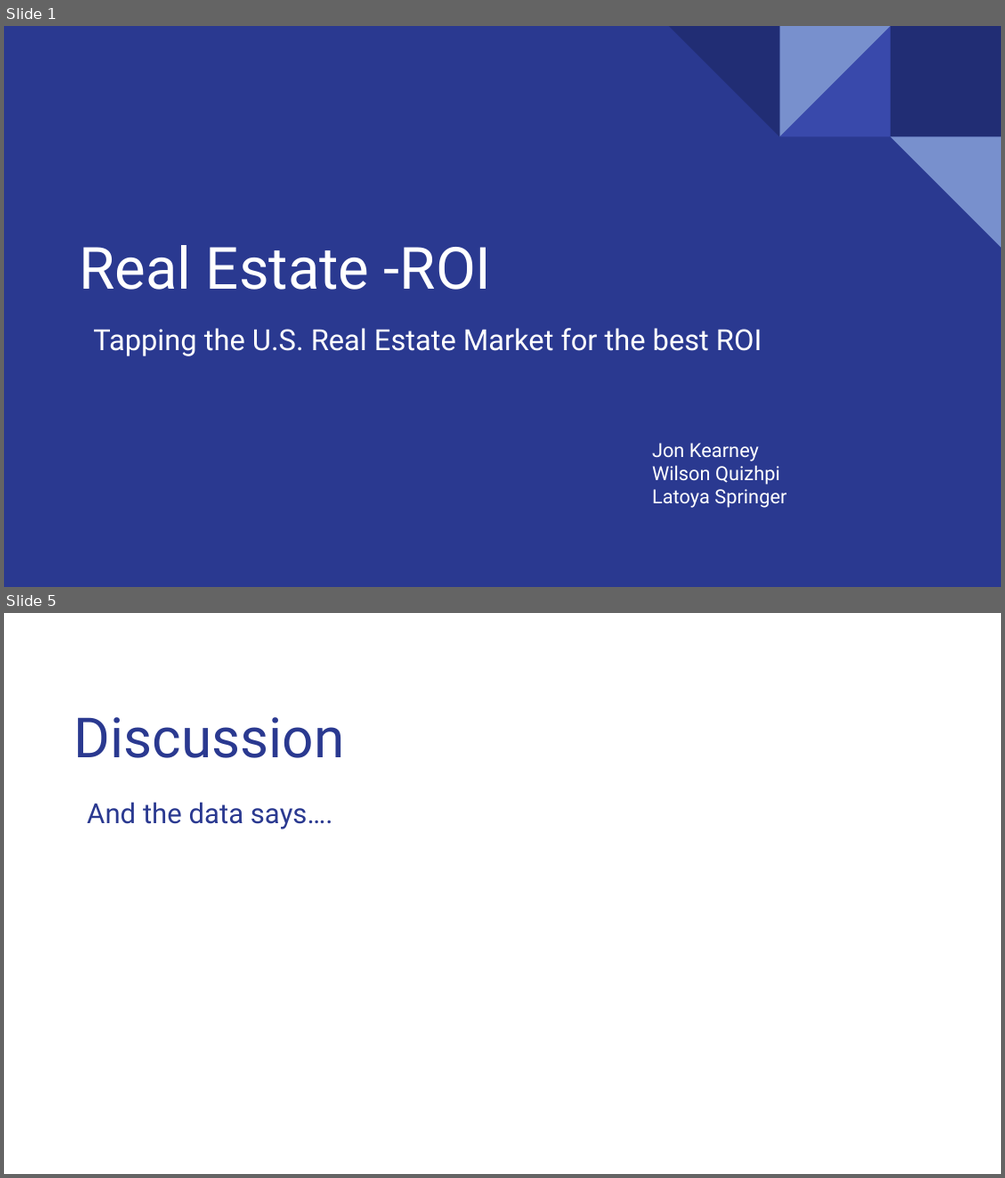
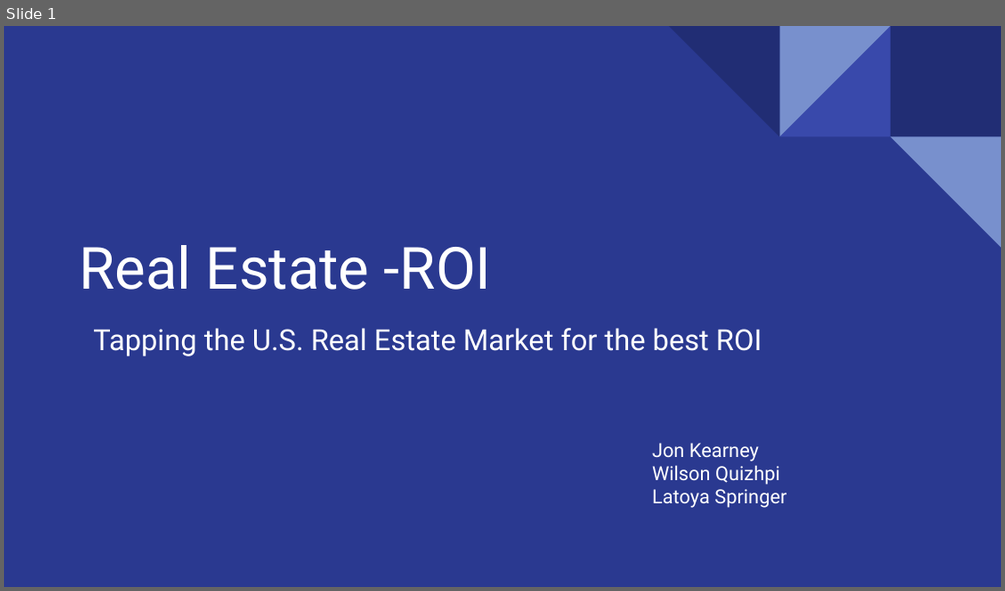
Before and after one commit to quizh001/Project-One, a slide deck: Case study.pptx. Shown one above the other, each under a label of ours: slides 1 and 5 before the commit, slide 1 after it; the slides between them are not shown. The pictures are 1005x1178 and 1005x591 pixels, drawn with LibreOffice and Linux fonts; fonts in the diff are those of the drawing. Boxes give left, top, right and bottom in pixels: in the first picture for what was removed or moved away, otherwise in the second. Text is boxed around its words. In the diff, an @@ line names an element or a change of style, - is before the commit and + after.

```diff
--- a/Case study.pptx
+++ b/Case study.pptx
@@ slide 5 removed at <box>4,613,1001,1174</box>, background #FFFFFF @@
@@ text removed at <box>74,717,345,758</box> @@
-Discussion
@@ text removed at <box>87,802,333,829</box> @@
-And the data says….
```
Also in this commit, not shown: 3 slides changed, 7 slides added, 2 other slides removed.
